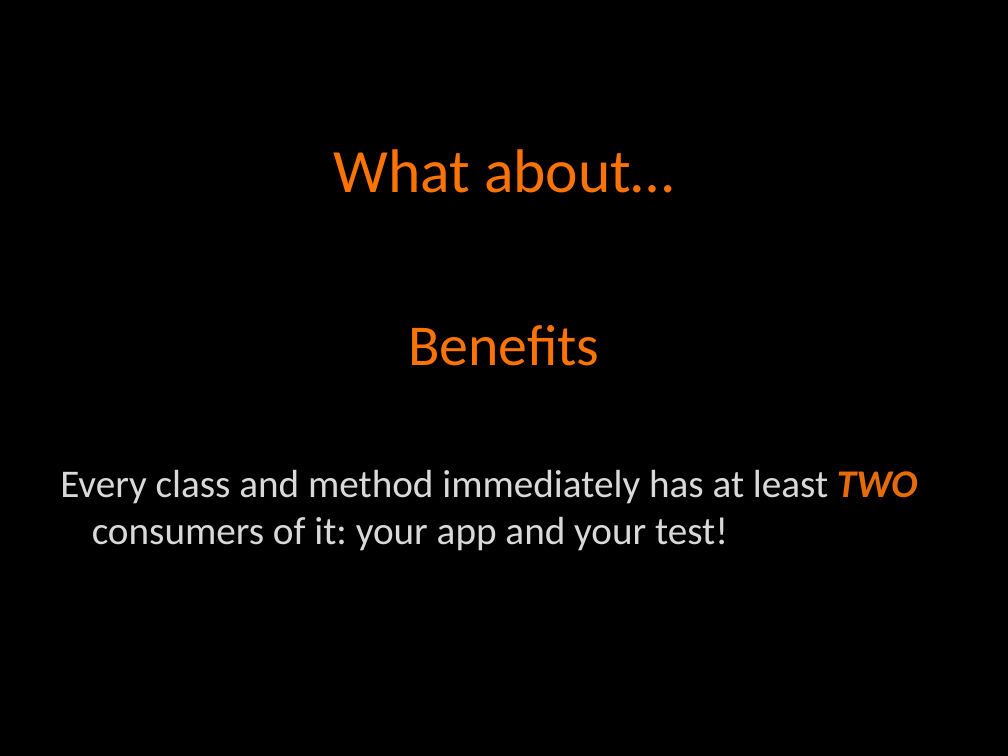
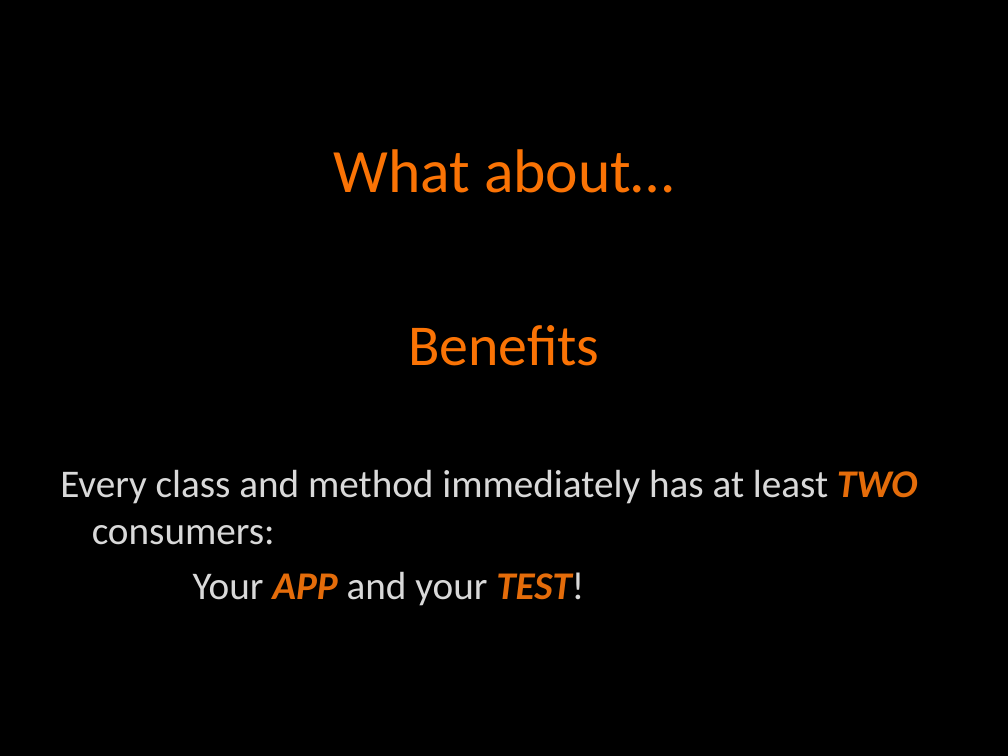
Before and after one commit to agilefire/November2010, a slide deck: slide 18 of Agile Firestarter Autumn 2010 Test-Driven-Development.pptx (slide 19 before the commit). Drawn at 1008x756 pixels with LibreOffice and Linux fonts; fonts in the diff are those of the drawing. Boxes give left, top, right and bottom in pixels: in the first picture for what was removed or moved away, otherwise in the second. Text is boxed around its words. In the diff, an @@ line names an element or a change of style, - is before the commit and + after.

```diff
--- a/Agile Firestarter Autumn 2010 Test-Driven-Development.pptx
+++ b/Agile Firestarter Autumn 2010 Test-Driven-Development.pptx
@@ text at [60,469,918,606]: text changed @@
-Every class and method immediately has at least TWO consumers of it: your app and your test!
+Every class and method immediately has at least TWO consumers:
+Your APP and your TEST!
```
Also in this commit, not shown: 15 other slides changed, 1 slide added, 5 slides removed.
